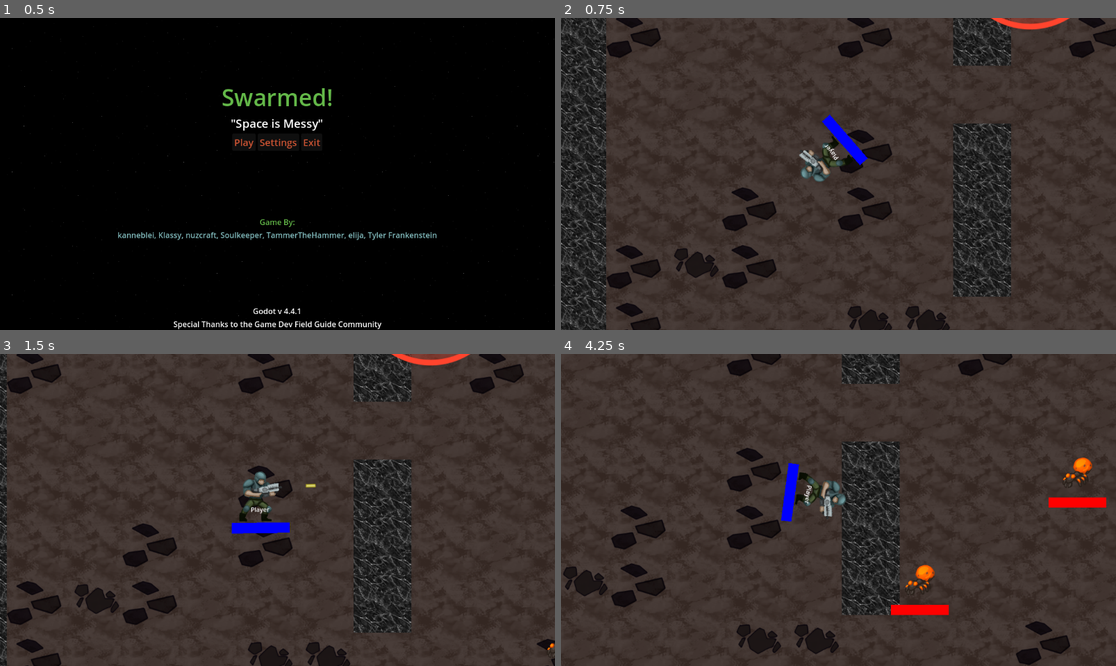
Above: before the commit, frames 1-4 (two rows, left to right).
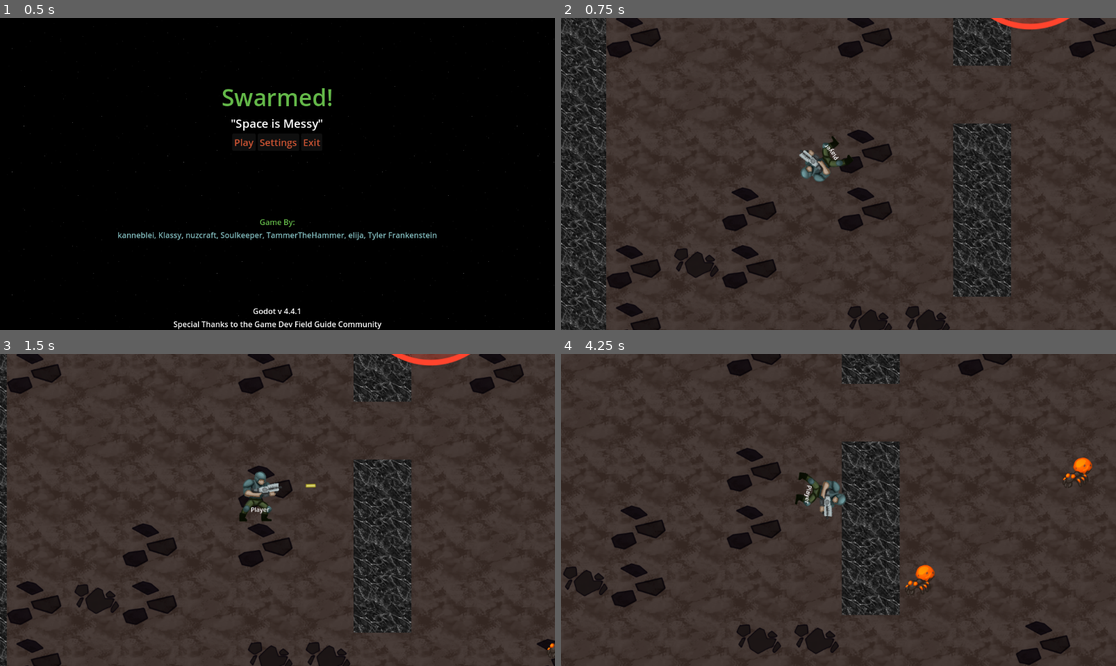
Above: after the commit, the same moments.

Repository: nuzcraft/gdfg-team-4
Game: Godot game, scene res://scenes/title.tscn
Same seed, same stepped clock (60 frames per second), same inputs: the game is played once before the commit and once after it.
Inputs (mouse positions are in pixels of both pictures, inside the frame that each line leads up to):
- Up to frame 1 (0.5 s): no input
- Up to frame 2 (0.75 s): click "Play" at 0.5 s
- Up to frame 3 (1.5 s): tap Enter at 1.25 s; move the mouse to (399, 494) at 1.27 s; hold D (right) from 1.28 s (still down); hold Space (primaryAction) from 1.28 s (still down)
- Up to frame 4 (4.25 s): move the mouse to (727, 525) at 2.02 s; release D (right) at 2.03 s; release Space (primaryAction) at 2.03 s; hold S (down) 2.03-2.78 s; tap Space (primaryAction) at 2.1, 3.6 s; move the mouse to (894, 441) at 2.77 s; hold D (right) 2.78-3.53 s; hold Space (primaryAction) 2.78-3.53 s; move the mouse to (810, 572) at 3.52 s; hold W (up) from 3.53 s (still down)

Frame 1 is identical in both runs. In frame 2, 0.4% of the frame differs, in the area x 47-56%, y 30-48%; in frame 3, 0.4%; in frame 4, 1.1%, in the area x 39-99%, y 34-84%.

Commit message:
removes healthbar everywhere

Diff:
--- a/scenes/enemies/lava_ant.gd
+++ b/scenes/enemies/lava_ant.gd
@@ -4,16 +4,10 @@
 var vulnerable: bool = true
 var player_near: bool = false
 
-var max_health: int = 20
-var health: int = max_health
+var health: int = 20
 
-@onready var health_bar = $HealthBar
 
 signal lava_aoe
-
-func _ready():
-	health_bar.max_health = max_health
-	health_bar.health = health
 
 func hit(damage):
 	if vulnerable:
--- a/scenes/enemies/lava_ant.tscn
+++ b/scenes/enemies/lava_ant.tscn
@@ -1,8 +1,7 @@
-[gd_scene load_steps=6 format=3 uid="uid://d1mr1jwoop6vc"]
+[gd_scene load_steps=5 format=3 uid="uid://d1mr1jwoop6vc"]
 
 [ext_resource type="Script" uid="uid://d13keqcgktvc4" path="res://scenes/enemies/lava_ant.gd" id="1_1ih35"]
 [ext_resource type="Texture2D" uid="uid://b81ffq8me01cd" path="res://assets/Lava_Ant.png" id="2_pu7h8"]
-[ext_resource type="PackedScene" uid="uid://bm0lj8ouj5bwk" path="res://scenes/utility/health_bar.tscn" id="3_54yyh"]
 
 [sub_resource type="RectangleShape2D" id="RectangleShape2D_1ih35"]
 size = Vector2(104, 117)
@@ -32,10 +31,6 @@
 
 [node name="HitTimer" type="Timer" parent="."]
 
-[node name="HealthBar" parent="." instance=ExtResource("3_54yyh")]
-offset_top = 64.0
-offset_bottom = 64.0
-
 [connection signal="body_entered" from="AttackArea2D" to="." method="_on_attack_area_2d_body_entered"]
 [connection signal="body_exited" from="AttackArea2D" to="." method="_on_attack_area_2d_body_exited"]
 [connection signal="timeout" from="ExplodeTimer" to="." method="_on_explode_timer_timeout"]
--- a/scenes/hero.gd
+++ b/scenes/hero.gd
@@ -8,18 +8,13 @@
 var speed: int = max_speed
 
 @export var max_health: int = 100
-var health: int = max_speed
+var health: int = max_health
 
 @export var primary_weapon: Weapon
 
-@onready var health_bar: Control = $HealthBar
 
 signal lava_aoe
 
-func _ready() -> void:
-	health_bar.max_health = max_health
-	health_bar.health = health
-	health_bar.is_player = true
 
 func _process(_delta):
 	#input
--- a/scenes/hero.tscn
+++ b/scenes/hero.tscn
@@ -1,8 +1,7 @@
-[gd_scene load_steps=9 format=3 uid="uid://qxbajo21gg4j"]
+[gd_scene load_steps=8 format=3 uid="uid://qxbajo21gg4j"]
 
 [ext_resource type="Script" uid="uid://bplv08s5b0u13" path="res://scenes/hero.gd" id="1_w7pyx"]
 [ext_resource type="Texture2D" uid="uid://cx521ax71sjdh" path="res://assets/Player.png" id="2_y2sko"]
-[ext_resource type="PackedScene" uid="uid://bm0lj8ouj5bwk" path="res://scenes/utility/health_bar.tscn" id="3_mo806"]
 [ext_resource type="Script" uid="uid://n5hl0c088sp6" path="res://scripts/weapon.gd" id="4_n40cg"]
 [ext_resource type="Texture2D" uid="uid://cuani15l8gpnx" path="res://assets/shot.png" id="5_txblw"]
 
@@ -48,10 +47,6 @@
 text = "Player"
 horizontal_alignment = 1
 
-[node name="HealthBar" parent="." instance=ExtResource("3_mo806")]
-offset_top = 68.0
-offset_bottom = 68.0
-
 [node name="Camera2D" type="Camera2D" parent="."]
 offset = Vector2(45, 35)
 zoom = Vector2(0.8, 0.8)
--- a/scenes/utility/health_bar.gd
+++ /dev/null
@@ -1,31 +0,0 @@
-# HealthBar.gd
-extends Control
-
-const RED = Color(1,0,0)
-const BLUE = Color(0,0,1)
-@export var is_player: bool = false:
-	set(value):
-		if value:
-			sb.bg_color = BLUE
-		else:
-			sb.bg_color = RED
-
-@onready var bar: ProgressBar = $Bar
-var sb = StyleBoxFlat.new()
-
-@export var max_health: int = 100:
-	set(value):
-		$Bar.max_value = value
-
-var _health: int = max_health
-@export var health: int = max_health:
-	set(value):
-		_health = clamp(value, 0, max_health)
-		bar.value = _health
-
-
-func _ready() -> void:
-	bar.show_percentage = false
-	bar.min_value = 0
-	sb.bg_color = RED
-	bar.add_theme_stylebox_override('fill', sb)
--- a/scenes/utility/health_bar.tscn
+++ b/scenes/utility/health_bar.tscn
@@ -1,14 +1,5 @@
-[gd_scene load_steps=2 format=3 uid="uid://bm0lj8ouj5bwk"]
-
-[ext_resource type="Script" uid="uid://ckslj0s3u7jml" path="res://scenes/utility/health_bar.gd" id="1_1bvlm"]
+[gd_scene format=3 uid="uid://bm0lj8ouj5bwk"]
 
 [node name="HealthBar" type="Control"]
 layout_mode = 3
 anchors_preset = 0
-script = ExtResource("1_1bvlm")
-
-[node name="Bar" type="ProgressBar" parent="."]
-layout_mode = 0
-offset_left = -75.0
-offset_right = 75.0
-offset_bottom = 27.0
Not shown, removed: scenes/utility/health_bar.gd.uid
